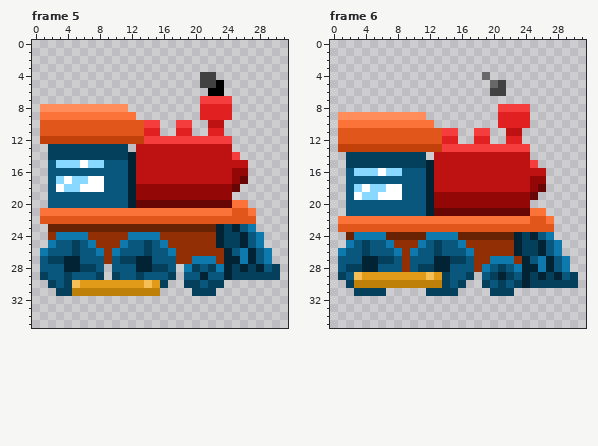
Pixel-art file, stored at aseprite/Train/engine.aseprite. The first picture shows the starting point.
32x36 pixels, 6 frames. Shown: frame 5, frame 6. The commit also changed other frames, which this record leaves out.
After:
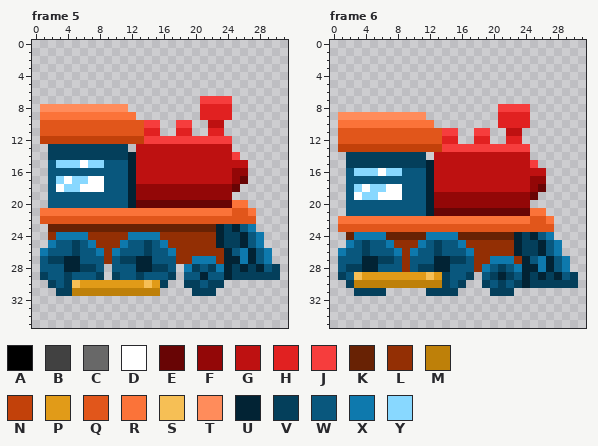
Palette (. is transparent): A #000000  B #414141  C #686868  D #ffffff  E #680505  F #930707  G #be1111  H #e12121  J #f63d3d  K #682204  L #932f04  M #be8009  N #c2410a  P #e19b18  Q #e1561b  R #fb7339  S #f6bf55  T #ff8c5b  U #022334  V #043f5b  W #09577d  X #0e79ad  Y #88d8ff
Edits made:
Frame 5, layer "Flattened":
y 4: x 21..22 BB -> ..
y 5: x 21..23 BBA -> ...
y 6: x 22..23 AA -> ..
Frame 6, layer "Flattened":
y 4: x 19 C -> .
y 5: x 20..21 CB -> ..
y 6: x 20..21 BB -> ..
Changed places in both pictures, as pixel boxes (x1, y1, x2, y2):
erased: (200, 72, 224, 96)
erased: (482, 72, 506, 96)
